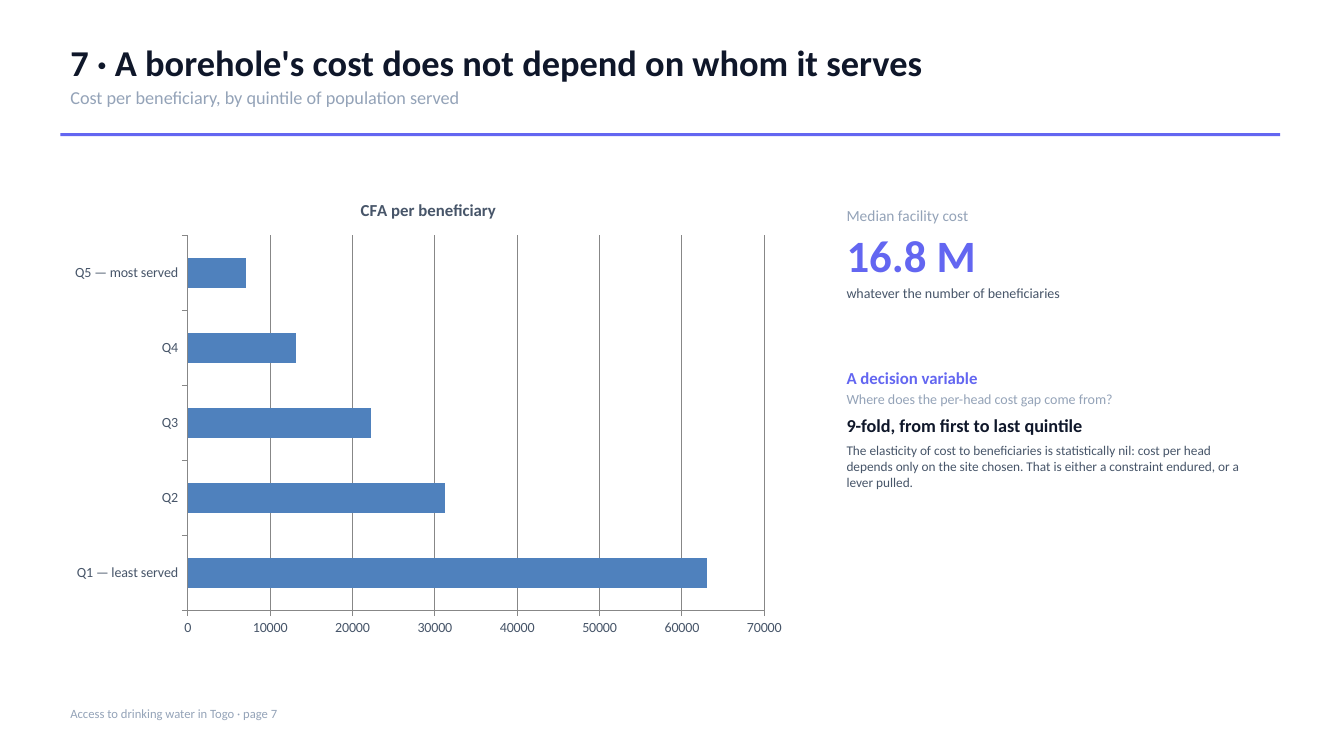
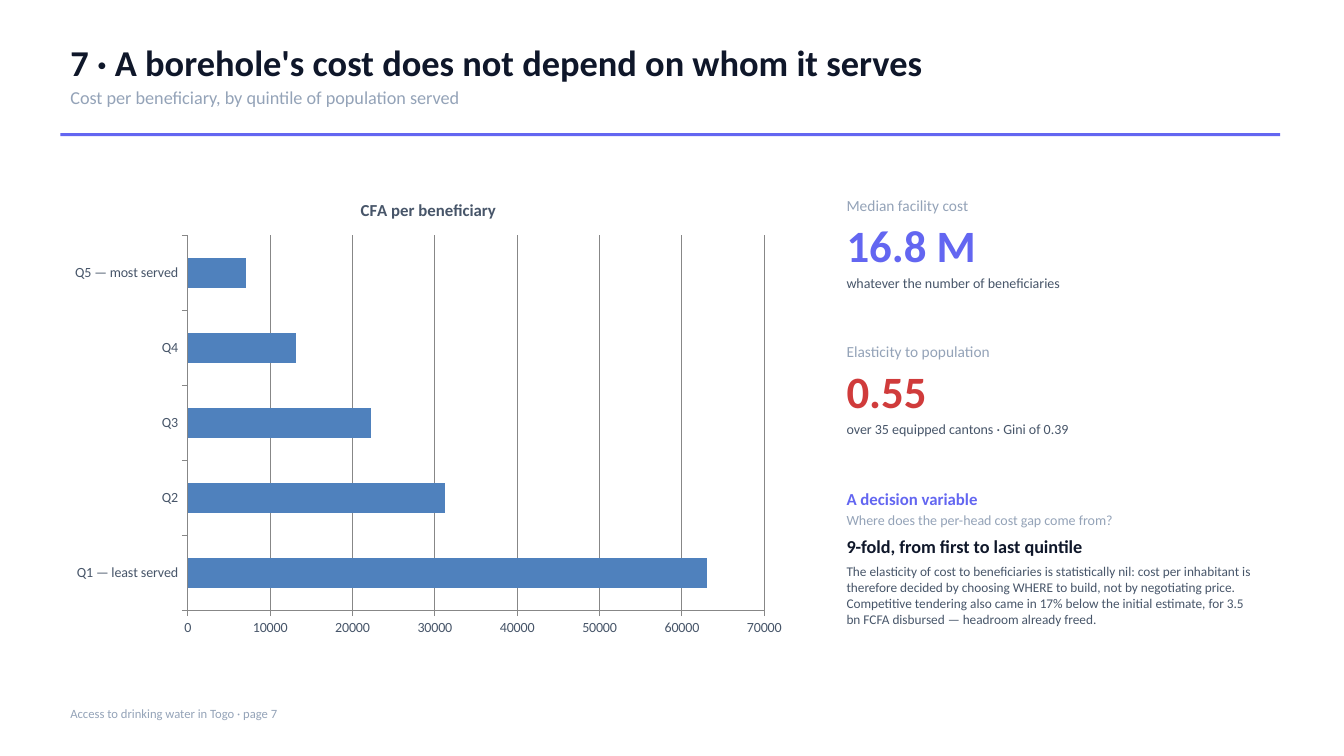
Before and after one commit to Bernardpip/data_lab_challenges, a slide deck: slide 7 of Togo-environnement-hydrolique/rapport/Togo_Water_Sanitation_Report.pptx. Drawn at 1344x756 pixels with LibreOffice and Linux fonts; fonts in the diff are those of the drawing. Boxes give left, top, right and bottom in pixels: in the first picture for what was removed or moved away, otherwise in the second. Text is boxed around its words. In the diff, an @@ line names an element or a change of style, - is before the commit and + after.

```diff
--- a/Togo-environnement-hydrolique/rapport/Togo_Water_Sanitation_Report.pptx
+++ b/Togo-environnement-hydrolique/rapport/Togo_Water_Sanitation_Report.pptx
@@ text "Median facility cost" moved from (x1=847, y1=210, x2=1060, y2=298) to (x1=847, y1=200, x2=1060, y2=288) @@
@@ text added at (x1=847, y1=346, x2=1069, y2=437), 10 pt, text #475569 @@
+Elasticity to population
+0.55
+over 35 equipped cantons · Gini of 0.39
@@ text "A decision variable" moved from (x1=847, y1=372, x2=1239, y2=489) to (x1=847, y1=493, x2=1250, y2=626) @@
@@ text at (x1=847, y1=566, x2=1250, y2=626): text changed @@
-The elasticity of cost to beneficiaries is statistically nil: cost per head depends only on the site chosen. That is either a constraint endured, or a lever pulled.
+The elasticity of cost to beneficiaries is statistically nil: cost per inhabitant is therefore decided by choosing WHERE to build, not by negotiating price. Competitive tendering also came in 17% below the initial estimate, for 3.5 bn FCFA disbursed — headroom already freed.
```
Also in this commit, not shown: 5 other slides changed, 3 slides added, 3 slides removed, 11 other files.
